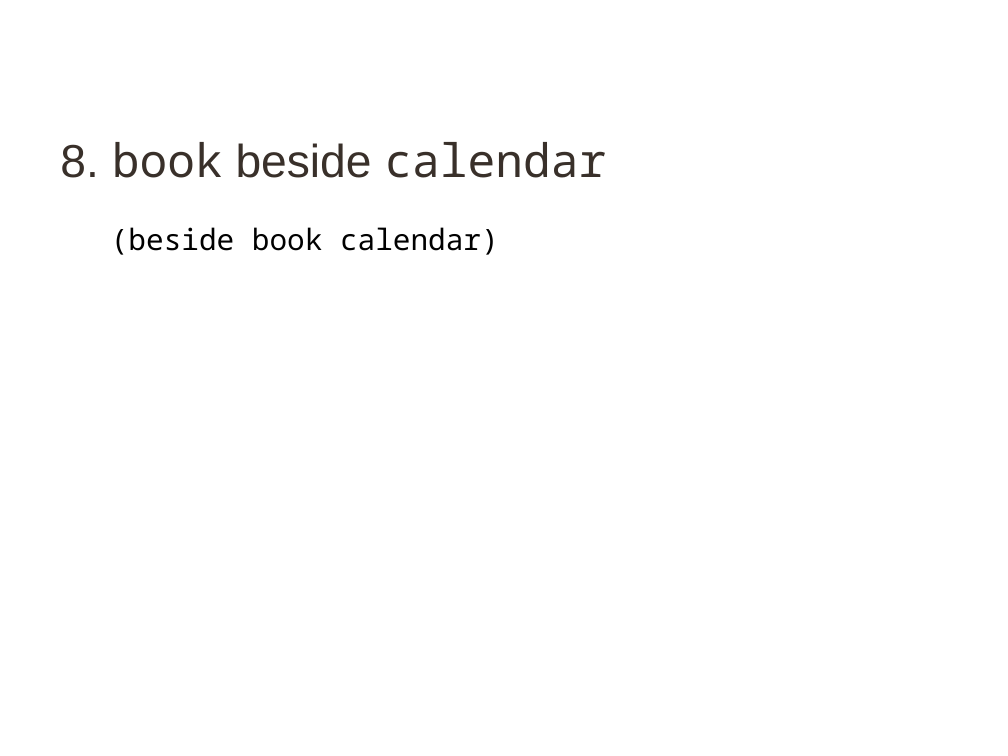
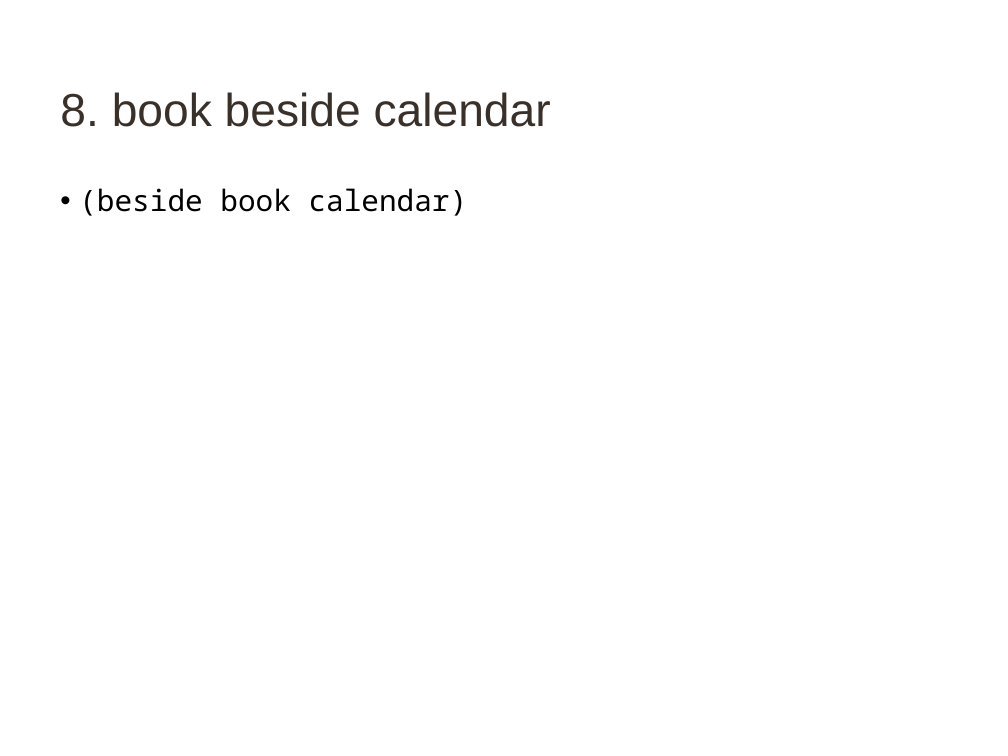
Before and after one commit to taps3/bootstrapcsp, a slide deck: slide 72 of bootstrapcsp_slidedeck.pptx (slide 73 before the commit). Drawn at 1008x756 pixels with LibreOffice and Linux fonts; fonts in the diff are those of the drawing. Boxes give left, top, right and bottom in pixels: in the first picture for what was removed or moved away, otherwise in the second. Text is boxed around its words. In the diff, an @@ line names an element or a change of style, - is before the commit and + after.

```diff
--- a/bootstrapcsp_slidedeck.pptx
+++ b/bootstrapcsp_slidedeck.pptx
@@ title "8. book beside calendar" moved from (x1=60, y1=142, x2=607, y2=178) to (x1=60, y1=92, x2=551, y2=127) @@
@@ title "8. book beside calendar" at (x1=60, y1=92, x2=551, y2=127): font Noto Sans Mono to Arial in "book calendar" @@
@@ text "(beside book calendar)" moved from (x1=111, y1=227, x2=499, y2=255) to (x1=79, y1=188, x2=468, y2=216) @@
@@ text "(beside book calendar)" at (x1=79, y1=188, x2=468, y2=216): bullet none to • @@
```
Also in this commit, not shown: 148 other slides changed, 1 slide added, 2 slides removed, 15 other files.
